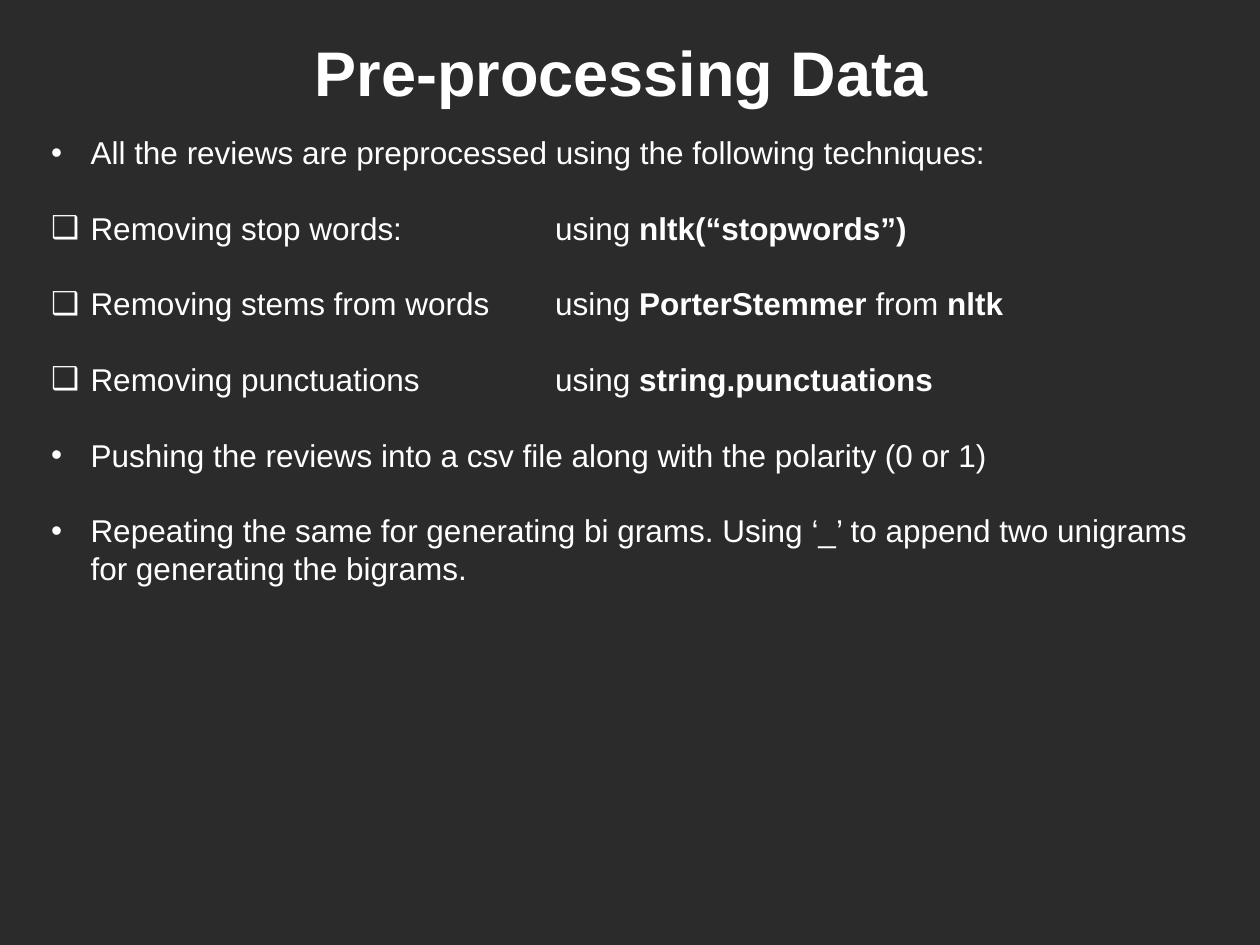
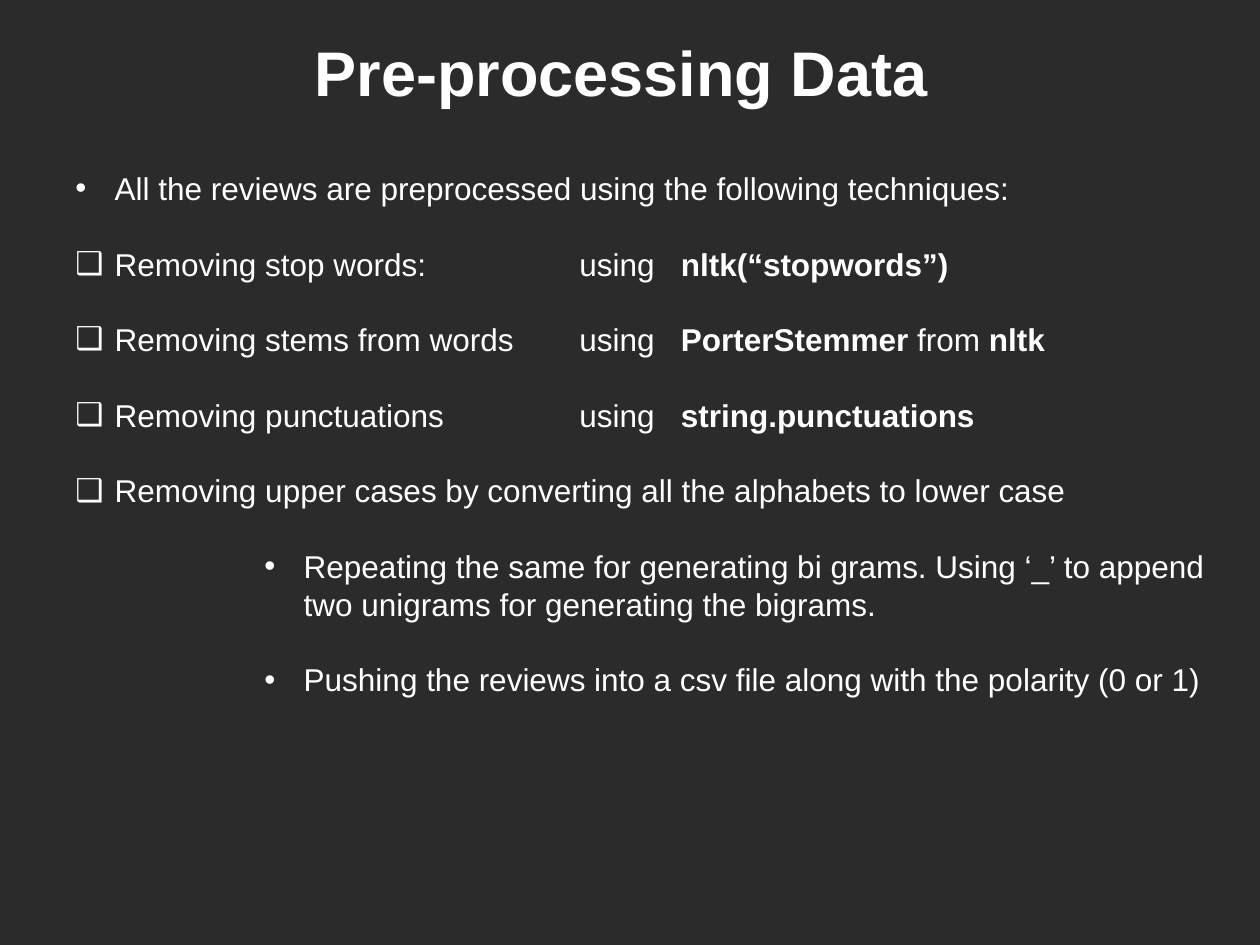
Before and after one commit to CS5100-Project-NEU/Popcorn-IMDB-reviews-Sentiment-Analysis-and-Emotion-Classification, a slide deck: slide 9 of Final Presentation.ppt. Drawn at 1260x945 pixels with LibreOffice and Linux fonts; fonts in the diff are those of the drawing; background and template pictures are left out; a plain dark background stands for a picture behind light text. Boxes give left, top, right and bottom in pixels: in the first picture for what was removed or moved away, otherwise in the second. Text is boxed around its words. In the diff, an @@ line names an element or a change of style, - is before the commit and + after.

Commit message:
Final presentation

```diff
--- a/Final Presentation.ppt
+++ b/Final Presentation.ppt
@@ text "All the reviews are preprocessed ...": place and size @@
-text "All the reviews are preprocessed ..." at box(91, 141, 1186, 586)
+text "All the reviews are preprocessed ..." at box(115, 177, 1204, 697)
@@ text at box(115, 479, 1204, 622): paragraphs added @@
+❑ Removing upper cases by converting all the alphabets to lower case
+      • Repeating the same for generating bi grams. Using ‘_’ to append two unigrams for generating the bigrams.
@@ text at box(91, 519, 1186, 586): paragraph removed @@
-• Repeating the same for generating bi grams. Using ‘_’ to append two unigrams for generating the bigrams.
@@ text at box(304, 668, 1200, 697): list level 1 to 4 in "Pushing the reviews into a ..." @@
```
Also in this commit, not shown: 3 other slides changed, 4 slides added.
